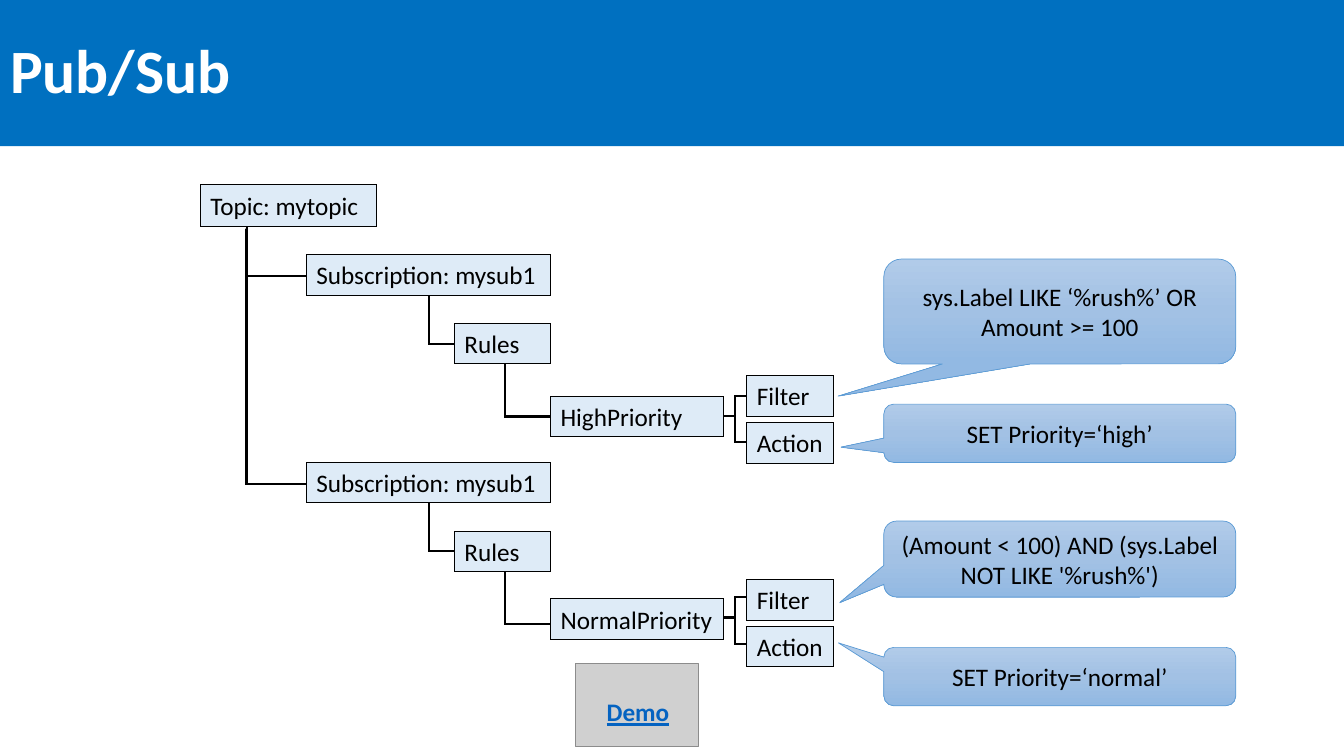
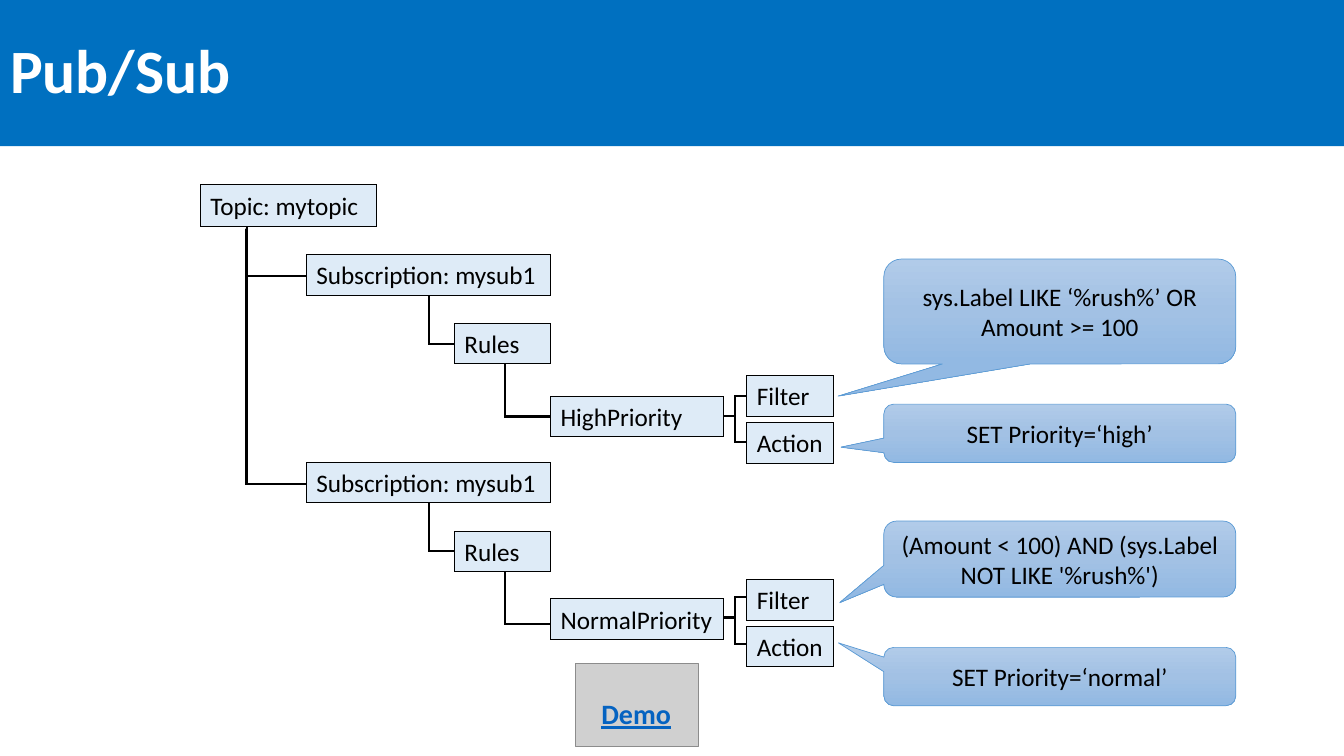
Before and after one commit to SeanFeldman/ASB-AustinAzure, a slide deck: slide 20 of Azure Service Bus Austin Azure usergroup 2016-09-08.pptx (slide 18 before the commit). Drawn at 1344x756 pixels with LibreOffice and Linux fonts; fonts in the diff are those of the drawing; grey boxes stand for pictures. Boxes give left, top, right and bottom in pixels: in the first picture for what was removed or moved away, otherwise in the second. Text is boxed around its words. In the diff, an @@ line names an element or a change of style, - is before the commit and + after.

```diff
--- a/Azure Service Bus Austin Azure usergroup 2016-09-08.pptx
+++ b/Azure Service Bus Austin Azure usergroup 2016-09-08.pptx
@@ text "Demo" at bbox=[601, 706, 671, 729]: size 18 to 20 pt; alignment centre to left @@
```
Also in this commit, not shown: 10 other slides changed, 3 slides added, 2 slides removed, 3 other files.
